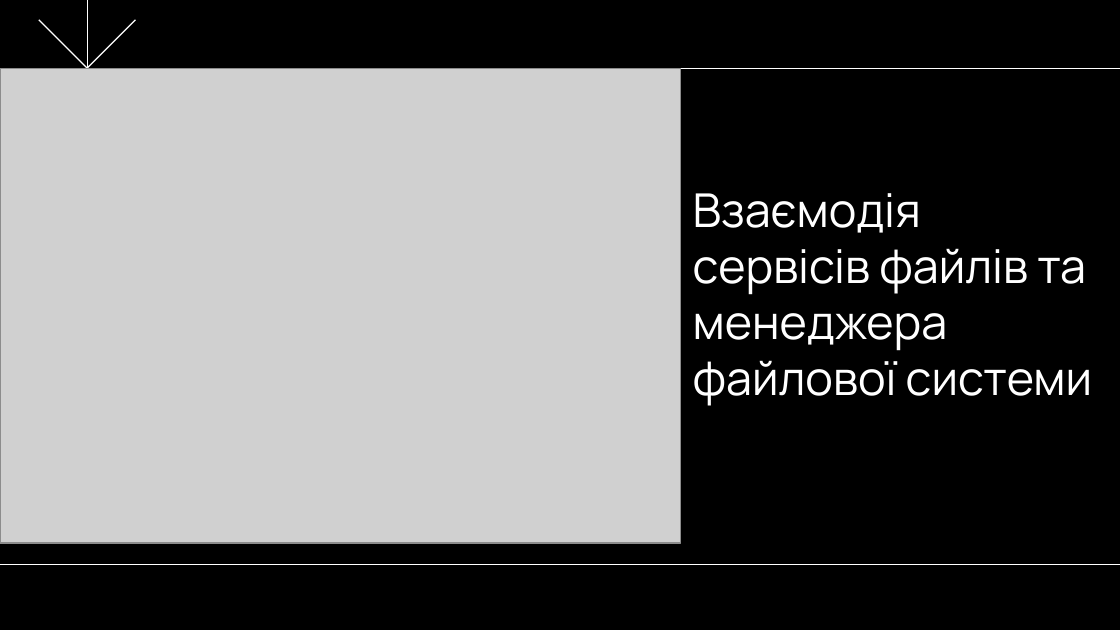
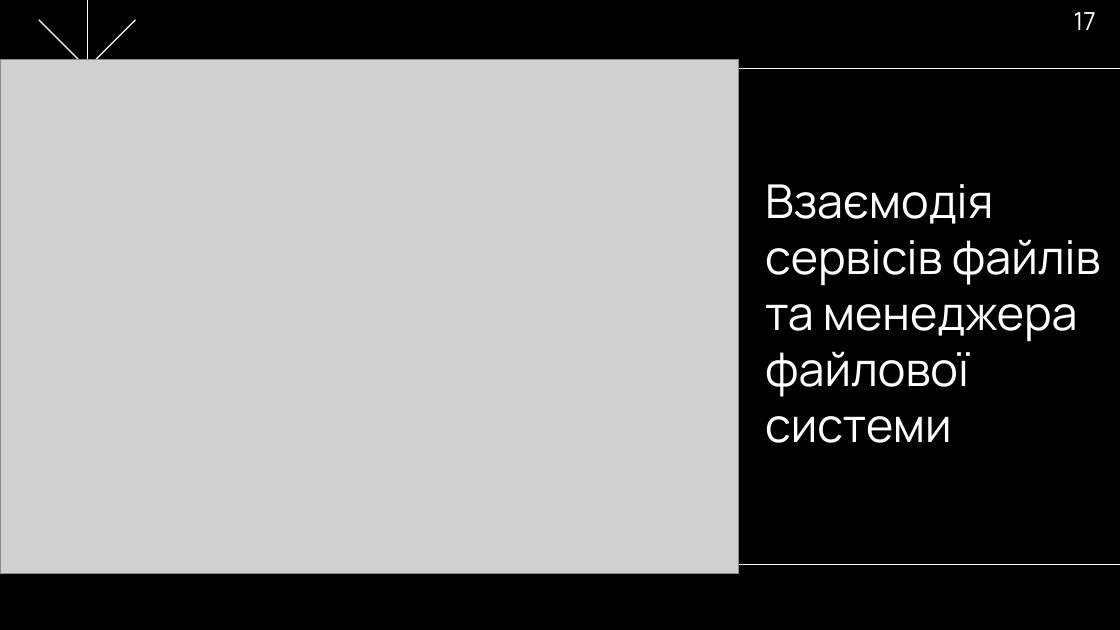
Before and after one commit to NureButsulinIhor/2025_B_PI_PZPI-21-2_Butsulin_I_O, a slide deck: slide 17 of 2025_Б_ПІ_ПЗПІ_21_2_Буцулін_І_О.pptx. Drawn at 1120x630 pixels with LibreOffice and Linux fonts; fonts in the diff are those of the drawing; grey boxes stand for pictures. Boxes give left, top, right and bottom in pixels: in the first picture for what was removed or moved away, otherwise in the second. Text is boxed around its words. In the diff, an @@ line names an element or a change of style, - is before the commit and + after.

```diff
--- a/2025_Б_ПІ_ПЗПІ_21_2_Буцулін_І_О.pptx
+++ b/2025_Б_ПІ_ПЗПІ_21_2_Буцулін_І_О.pptx
@@ page number added at bbox=[1074, 12, 1096, 30], 16 pt, text #FFFFFF @@
+17
@@ picture: place and size @@
-picture at bbox=[0, 68, 681, 543]
+picture at bbox=[0, 59, 738, 573]
@@ title "Взаємодія сервісів файлів та менеджера ..." rewrapped from bbox=[693, 193, 1092, 406] to bbox=[765, 184, 1101, 443] @@
```
Also in this commit, not shown: 25 other slides changed, 1 other file.
